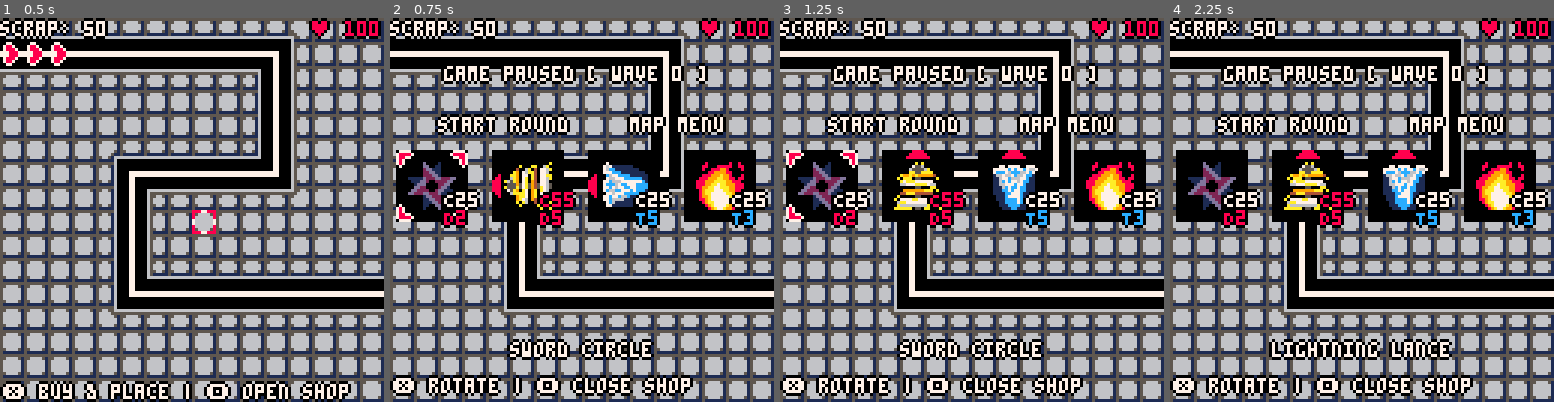
Above: before the commit, frames 1-4 (left to right).
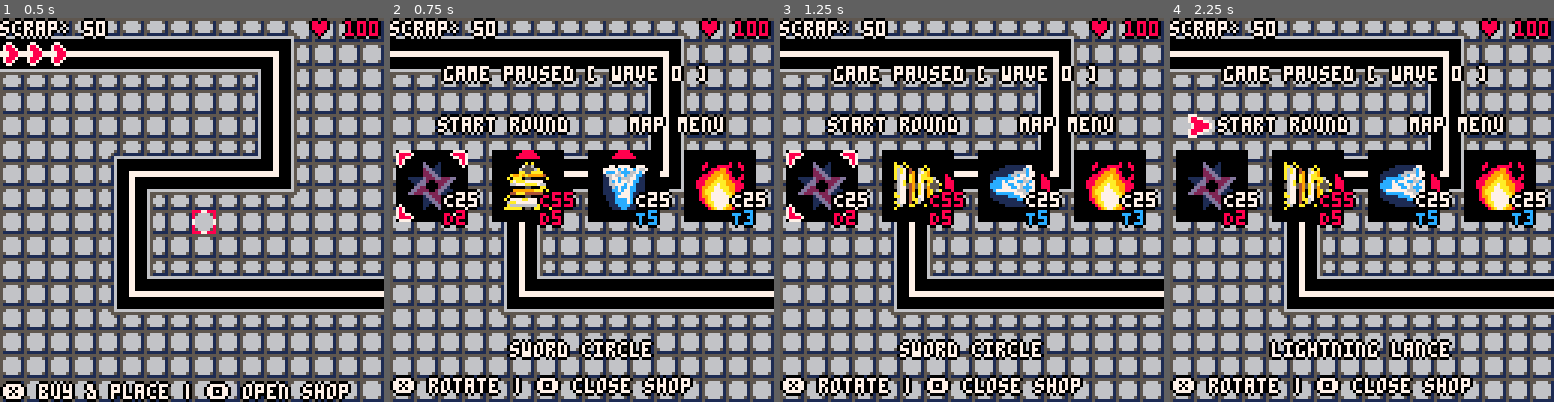
Above: after the commit, the same moments.

Repository: profilename14/TowerDefense
Game: PICO-8 cartridge tower_defense.p8
Same seed, same stepped clock (60 frames per second), same inputs: the game is played once before the commit and once after it.
Inputs:
- Up to frame 1 (0.5 s): tap X (X key) at 0.33 s
- Up to frame 2 (0.75 s): tap O (Z key) at 0.7 s
- Up to frame 3 (1.25 s): tap X (X key) at 1.07 s
- Up to frame 4 (2.25 s): hold Right 1.6-2.1 s; tap O (Z key) at 1.7, 2.1 s; tap X (X key) at 1.85 s; hold Up from 2.15 s (still down)

Frame 1 is identical in both runs. In frame 2, 2.5% of the frame differs, in the area x 26-68%, y 34-50%; in frame 3, 2.3%; in frame 4, 2.6%, in the area x 4-71%, y 25-50%.

Commit message:
fixed sprites
- all sprites but fire pit updated
- shop ui correct direction
- placed tower sprite directions corrected
- added animation to incoming hint

Diff:
--- a/src/animator.lua
+++ b/src/animator.lua
@@ -28,7 +28,7 @@
 function Animator:finished()
   return self.animation_frame >= #self.data
 end
-function Animator:draw(dx, dy)
+function Animator:draw(dx, dy, direction)
   local x,y=dx,dy
   -- if positions were given to the animation array
   if self.data[self.animation_frame].offset then
@@ -44,6 +44,9 @@
     spr(self.data[self.animation_frame].sprite,x,y)
   end
 end
+function Animator:get_sprite()
+  return self.data[self.animation_frame].sprite
+end
 function Animator:reset()
   self.animation_frame = 1
 end
--- a/src/data.lua
+++ b/src/data.lua
@@ -35,9 +35,12 @@
   },
   incoming_hint = {
     data = {
-      {sprite = 4},
-    },
-    ticks_per_frame = 3
+      {sprite = 4, offset = {0, 0}},
+      {sprite = 4, offset = {1, 0}},
+      {sprite = 4, offset = {2, 0}},
+      {sprite = 4, offset = {1, 0}}
+    },
+    ticks_per_frame = 5
   },
   blade_circle = {
     data = {
@@ -49,6 +52,20 @@
       {sprite = 77}
     },
     ticks_per_frame = 3
+  },
+  lightning_lance = {
+    data = {
+      {sprite = 108},
+      {sprite = 109}
+    },
+    ticks_per_frame = 5,
+  },
+  hale_howitzer = {
+    data = {
+      {sprite = 92},
+      {sprite = 93}
+    },
+    ticks_per_frame = 5,
   }
 }
 map_data = {
@@ -109,30 +126,22 @@
     name = "lightning lance",
     damage = 5,
     radius = 5,
-    sprite_data = {
-      { 110, 108 },
-      { 111, 109 },
-    },
-    ticks_per_frame = 5,
+    animation = animation_data.lightning_lance,
     cost = 55,
     type = "rail",
     attack_delay = 25,
-    icon_data = 20,
+    icon_data = 18,
     disable_icon_rotation = false
   },
   {
     name = "hale howitzer",
     damage = 5, -- freeze delay; ! not damage
     radius = 2,
-    sprite_data = {
-      { 93, 92 },
-      { 95, 94 }
-    },
-    ticks_per_frame = 5,
+    animation = animation_data.hale_howitzer,
     cost = 25,
     type = "frontal",
     attack_delay = 30,
-    icon_data = 68,
+    icon_data = 20,
     disable_icon_rotation = false
   },
   {
@@ -255,7 +264,7 @@
     pos = 0
   }
   option_selector = {
-    sprite_index = 8,
+    sprite_index = 2,
     size = 1,
     pos = 1
   }
@@ -273,7 +282,7 @@
   start_next_wave = false
   wave_cor = nil
   incoming_hint = {}
-  direction = { 1, 0 }
+  direction = { 0, -1 }
   grid = {} -- 16 x 16 cell states
   towers = {}
   enemies = {}
--- a/src/tower.lua
+++ b/src/tower.lua
@@ -76,7 +76,12 @@
   end
 end
 function Tower:draw()
-  Animator.draw(self.animator, self.x*8, self.y*8)
+  -- Animator.draw(self.animator, self.x*8, self.y*8)
+  draw_sprite_rotated(
+    Animator.get_sprite(self.animator),
+    self.x*8, self.y*8, self.animator.sprite_size,
+    parse_direction(self.dir)
+  )
 end
 
 function place_tower(x, y)
--- a/tower_defense.p8
+++ b/tower_defense.p8
@@ -37,9 +37,12 @@
 },
 incoming_hint={
 data={
-{sprite=4},
-},
-ticks_per_frame=3
+{sprite=4,offset={0,0}},
+{sprite=4,offset={1,0}},
+{sprite=4,offset={2,0}},
+{sprite=4,offset={1,0}}
+},
+ticks_per_frame=5
 },
 blade_circle={
 data={
@@ -51,6 +54,20 @@
 {sprite=77}
 },
 ticks_per_frame=3
+},
+lightning_lance={
+data={
+{sprite=108},
+{sprite=109}
+},
+ticks_per_frame=5,
+},
+hale_howitzer={
+data={
+{sprite=92},
+{sprite=93}
+},
+ticks_per_frame=5,
 }
 }
 map_data={
@@ -111,30 +128,22 @@
 name = "lightning lance",
 damage=5,
 radius=5,
-sprite_data={
-{110,108},
-{111,109},
-},
-ticks_per_frame=5,
+animation=animation_data.lightning_lance,
 cost=55,
 type = "rail",
 attack_delay=25,
-icon_data=20,
+icon_data=18,
 disable_icon_rotation=false
 },
 {
 name = "hale howitzer",
 damage=5,--freezedelay;!notdamage
 radius=2,
-sprite_data={
-{93,92},
-{95,94}
-},
-ticks_per_frame=5,
+animation=animation_data.hale_howitzer,
 cost=25,
 type = "frontal",
 attack_delay=30,
-icon_data=68,
+icon_data=20,
 disable_icon_rotation=false
 },
 {
@@ -255,7 +264,7 @@
 pos=0
 }
 option_selector = {
-sprite_index=8,
+sprite_index=2,
 size=1,
 pos=1
 }
@@ -272,7 +281,7 @@
 start_next_wave=false
 wave_cor = nil
 incoming_hint={}
-direction={1,0}
+direction={0,-1}
 grid={}--16x16cellstates
 towers={}
 enemies={}
@@ -495,7 +504,11 @@
 end
 end
 function Tower:draw()
-Animator.draw(self.animator, self.x*8, self.y*8)
+draw_sprite_rotated(
+Animator.get_sprite(self.animator),
+self.x*8, self.y*8, self.animator.sprite_size,
+parse_direction(self.dir)
+)
 end
 function place_tower(x, y)
 if (grid[y][x] == "tower") return false
@@ -583,7 +596,7 @@
 function Animator:finished()
 return self.animation_frame >= #self.data
 end
-function Animator:draw(dx, dy)
+function Animator:draw(dx, dy, direction)
 local x,y=dx,dy
 if self.data[self.animation_frame].offset then
 x+=self.data[self.animation_frame].offset[1]
@@ -597,6 +610,9 @@
 else
 spr(self.data[self.animation_frame].sprite,x,y)
 end
+end
+function Animator:get_sprite()
+return self.data[self.animation_frame].sprite
 end
 function Animator:reset()
 self.animation_frame=1
Not shown, changed: 64 lines of the sprite sheet (__gfx__) section of tower_defense.p8
Not shown, changed: the music (__music__) section of tower_defense.p8
